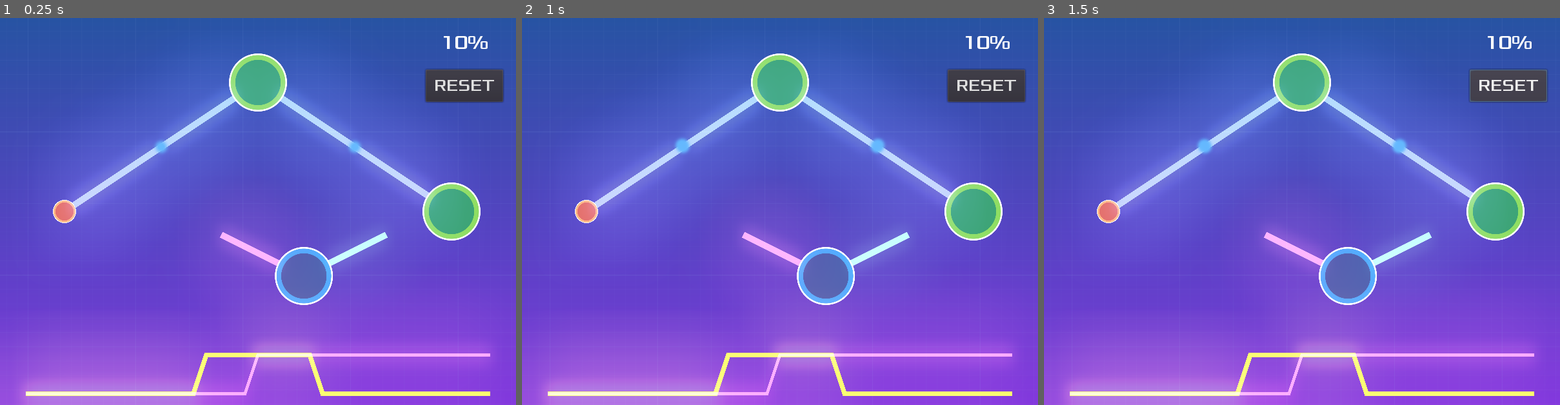
Above: before the commit, frames 1-3 (left to right).
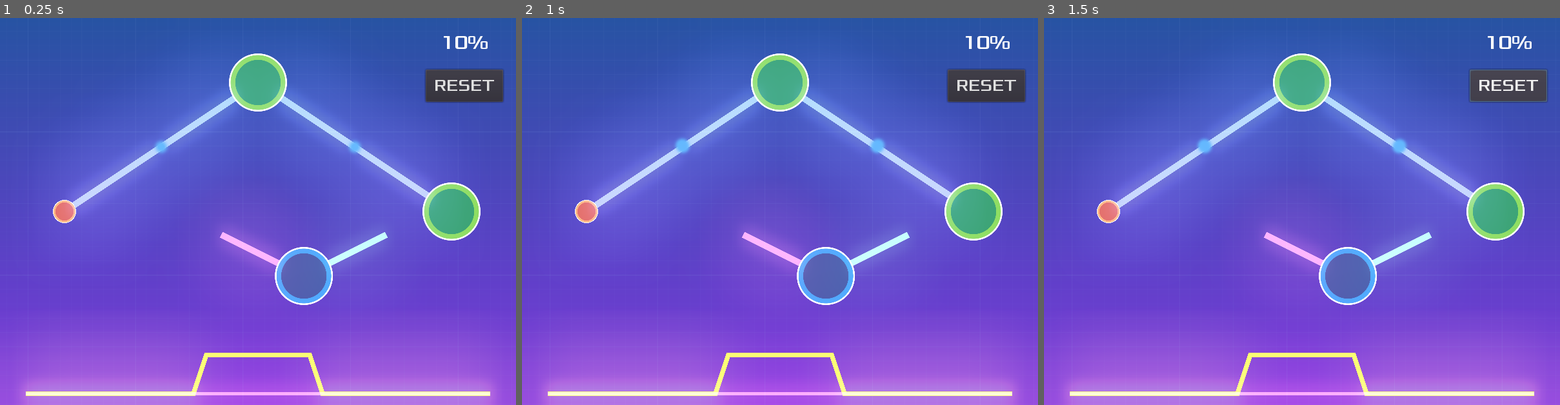
Above: after the commit, the same moments.

Repository: fabienfrfr/BreakTheBrain
Game: Godot game, scene res://Main.tscn
Same seed, same stepped clock (60 frames per second), same inputs: the game is played once before the commit and once after it.
Inputs (mouse positions are in pixels of both pictures, inside the frame that each line leads up to):
- Up to frame 1 (0.25 s): no input
- Up to frame 2 (1 s): tap Enter (ui_accept) at 0.5, 0.77 s; move the mouse to (893, 192) at 0.52 s
- Up to frame 3 (1.5 s): click "RESET" at 1.25 s

The runs differ from the first frame. In frame 1, 4.0% of the frame differs, in the area x 47-97%, y 82-100%; in frame 2, 4.0%; in frame 3, 4.0%.

Commit message:
Add files via upload

Diff:
--- a/Main.gd
+++ b/Main.gd
@@ -8,17 +8,30 @@
 
 const nb_mv_neuron = 1
 var movable_vertices = []
+var vertices = []
+
+var x_input_values = Array([])
+var target_values = Array([])
+var predicted_values = Array([])
+const delta_x_val = 16.0
+var points_count
+var min_x
+var max_x
+var min_y
+var max_y
+
+var nn
 
 func _ready():
 	randomize()
-	var nn =  NeuralNet.new()
-	nn._ready()
-	var vertices = []
+	nn =  NeuralNet.new()
+	$GraphGen.constructor(1,1,2,1)
 	for _i in range(0,nb_mv_neuron):
 		movable_vertices += [MovableNeuron.instance()]
 		add_child(movable_vertices[-1])
 		$MovePath/NeuronSpawnLoc.offset = randi()
 		movable_vertices[-1].position = $MovePath/NeuronSpawnLoc.position
+	# NE PAS OUBLIER LE DECALAGE ENTRE LES DERNIERS NEURON ET LES MOUVABLE
 	for i in range(0, $GraphGen.pos_node.size()) :
 		if i == 0 :
 			vertices += [InputX.instance()]
@@ -26,9 +39,31 @@
 		else :
 			vertices += [FixedNeuron.instance()]
 			add_child(vertices[-1])
+			$GraphGen.adj_matrix[i][$GraphGen.adj_list[i][0]] = vertices[-1].Weight
+			$GraphGen.adj_matrix[i][i] =  vertices[-1].Biases
 		vertices[-1].position.x = $GraphGen.pos_node[i][0]
 		vertices[-1].position.y = $GraphGen.pos_node[i][1]
+	# show curve
+	curve_init()
 
 func _reset_lvl():
 	movable_vertices[-1].get_node("IN").points[1] = movable_vertices[-1].init_pos_in
 	movable_vertices[-1].get_node("OUT").points[1] = movable_vertices[-1].init_pos_out
+
+func curve_init():
+	points_count = $TargetY.get_point_count()
+	min_x = $TargetY.get_point_position(0).x
+	max_x = $TargetY.get_point_position(points_count-1).x
+	min_y = $PredictedY.get_point_position(0).y
+	max_y = $PredictedY.get_point_position(points_count-1).y
+	for t in $TargetY.points :
+		target_values += [(t.y-min_y)/(max_y-min_y)]
+	for n in range(points_count) :
+		predicted_values += [0]
+		x_input_values += [delta_x_val*(float(n)/(points_count-1))-delta_x_val/2]
+	_CurveUpdate()
+
+func _CurveUpdate():
+	nn.computational_graph(x_input_values, $GraphGen.adj_matrix)
+	for n in range(points_count) :
+		$PredictedY.points[n].y = min_y + (max_y-min_y)*predicted_values[n]
--- a/Main.tscn
+++ b/Main.tscn
@@ -63,4 +63,9 @@
 [node name="Glow" type="WorldEnvironment" parent="."]
 environment = SubResource( 3 )
 
+[node name="CurveUpdate" type="Timer" parent="."]
+wait_time = 0.5
+autostart = true
+
 [connection signal="reset_link" from="HUD" to="." method="_reset_lvl"]
+[connection signal="timeout" from="CurveUpdate" to="." method="_CurveUpdate"]
--- a/node/Edging_.tscn
+++ b/node/Edging_.tscn
@@ -31,7 +31,7 @@
 
 [node name="WeighLvlFollow" type="PathFollow2D" parent="Line/WeightPath"]
 position = Vector2( 201.623, 232.677 )
-rotation = -0.575415
+rotation = -0.575413
 offset = 116.381
 
 [node name="Particles2D" type="Particles2D" parent="Line/WeightPath/WeighLvlFollow"]
--- a/node/GraphGen.gd
+++ b/node/GraphGen.gd
@@ -6,13 +6,23 @@
 
 var pos_node = [[100,300],[400,100],[700,300]]
 var adj_list = [[],[0],[1]]
-var type_node = ["input","fixed","output"]
 
 var posA = Vector2.ZERO
 var posB = Vector2.ZERO
 
-func _ready():
-	var edges_list = []
+var edges_list = []
+
+var adj_matrix = []
+
+func constructor(nb_i, nb_out, nb_fix, nb_mov):
+	var v = nb_i + nb_out + nb_fix + nb_mov
+	var l = []
+	for _i in range(v-1):
+		for _j in range(v-1):
+			l+= [0]
+		adj_matrix += [l]
+		l = []
+	adj_matrix[0][0] = 1 # input
 	for i in range(1, adj_list.size()):
 		# instance line
 		edges_list += [Edges.instance()]
--- a/node/InputX.tscn
+++ b/node/InputX.tscn
@@ -1,7 +1,6 @@
-[gd_scene load_steps=5 format=2]
+[gd_scene load_steps=4 format=2]
 
 [ext_resource path="res://asset/InputX.png" type="Texture" id=1]
-[ext_resource path="res://node/InputX.gd" type="Script" id=2]
 
 [sub_resource type="SpriteFrames" id=1]
 animations = [ {
@@ -16,7 +15,6 @@
 
 [node name="InputX" type="RigidBody2D"]
 gravity_scale = 0.0
-script = ExtResource( 2 )
 
 [node name="AnimatedSprite" type="AnimatedSprite" parent="."]
 scale = Vector2( 0.1, 0.1 )
--- a/node/MovableNeuron.gd
+++ b/node/MovableNeuron.gd
@@ -1,6 +1,4 @@
 extends RigidBody2D
-
-signal detach
 
 var screen_size
 var position_mouse
@@ -21,7 +19,6 @@
 	screen_size = get_viewport_rect().size
 	init_pos_in = $IN.get_point_position(1)
 	init_pos_out = $OUT.get_point_position(1)
-	print(init_pos_in)
 
 func _process(_delta):
 	position_mouse = get_viewport().get_mouse_position()
--- a/node/NeuralNet.gd
+++ b/node/NeuralNet.gd
@@ -1,4 +1,47 @@
 extends Node
 
-func _ready():
-	print('test')
+var o = Array([[],[],[]])
+var uncalculed = [1,2]
+var linear_app
+
+func Heaviside(x_list):
+	var x_new = []
+	for x in x_list :
+		x_new += [int(x>0)]
+	return x_new
+
+func line_computation(idx, mat):
+	var affin = []
+	var sum = []
+	var b = 0
+	var Line
+	for i in range(mat[idx]):
+		if i == idx :
+			b = mat[idx][i]
+		else :
+			if mat[idx][i] != 0 :
+				for f in o[i]:
+					affin += [mat[idx][i]*f]
+				sum += [affin]
+				affin = []
+	for s in sum :
+		Line = s + b
+	return Line
+
+func computational_graph(input,adj_matrice):
+	var boolean_test = []
+	for i in range(adj_matrice.size()-1):
+		if i == 0 :
+			o[0] =  input
+		else :
+			for j in range(1,adj_matrice.size()-1):
+				for c in uncalculed :
+					for l in range(adj_matrice.size()) :
+						if adj_matrice[j][c] != 0 :
+							boolean_test += ["not"]
+				if "not" in boolean_test :
+					pass
+				else :
+					linear_app = line_computation(j, adj_matrice)
+					o[j] = Heaviside(linear_app)
+					uncalculed.remove(uncalculed.find(j))
Not shown: 3 places in node/MovableNeuron.tscn that only renumber resources
